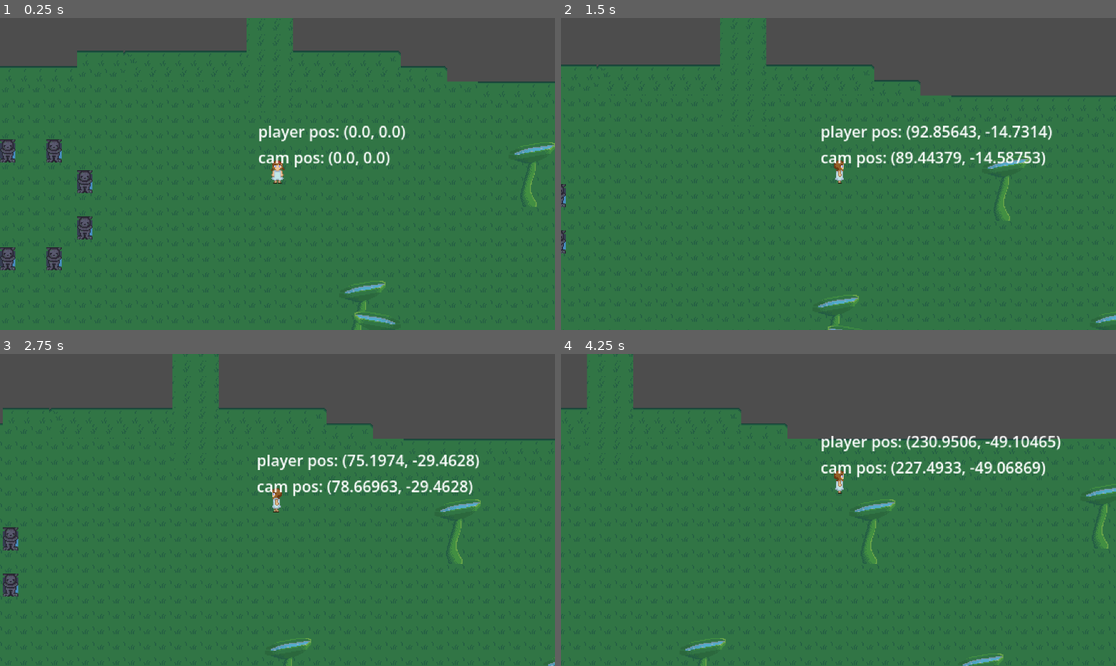
Above: before the commit, frames 1-4 (two rows, left to right).
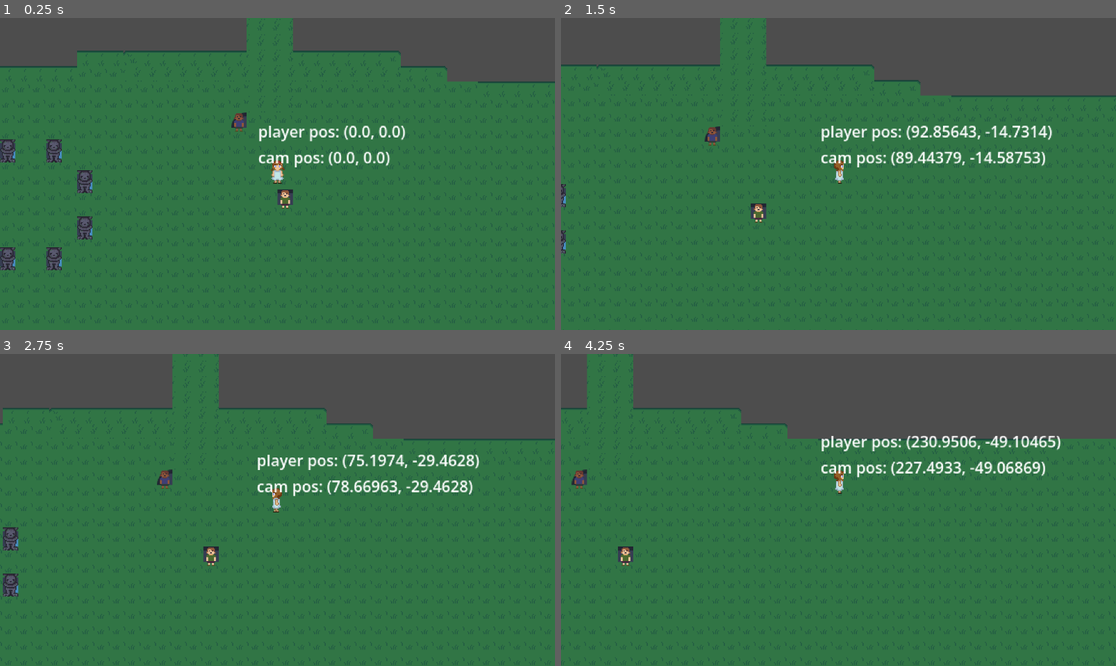
Above: after the commit, the same moments.

Repository: IcyCurrant/rain_stone
Game: Godot game, scene res://misc_/main_.tscn
Same seed, same stepped clock (60 frames per second), same inputs: the game is played once before the commit and once after it. The engine's default icon, where the game draws it, is replaced by a stand-in: a white triangle on a blue panel in a dark square.
Inputs:
- Up to frame 1 (0.25 s): no input
- Up to frame 2 (1.5 s): tap Enter at 0.5 s; hold E (interact) 0.53-1.28 s; hold D (right) from 0.53 s (still down); tap W (up) at 0.77, 0.8, 1.07, 1.35 s
- Up to frame 3 (2.75 s): tap W (up) at 1.52, 1.82, 2.3 s; tap E (interact) at 1.55 s; release D (right) at 2.03 s; hold A (left) from 2.03 s (still down); hold E (interact) from 2.03 s (still down)
- Up to frame 4 (4.25 s): release A (left) at 2.78 s; release E (interact) at 2.78 s; hold D (right) from 2.78 s (still down); tap Shift (run) at 2.85 s; tap W (up) at 3.02, 3.32, 3.77, 3.8, 4.07 s; tap E (interact) at 3.05 s; hold E (interact) from 3.53 s (still down)

The runs differ from the first frame. In frame 1, 0.9% of the frame differs, in the area x 41-100%, y 30-100%; in frame 2, 0.8%; in frame 3, 0.7%; in frame 4, 1.1%, in the area x 1-100%, y 36-100%.

Commit message:
v0.0.3 npc update

Diff:
--- a/NPC/npc.gd
+++ b/NPC/npc.gd
@@ -2,6 +2,8 @@
 
 @onready var npc_data : NPC
 var npc_name : String
+
+var dialogues : Array #stores dialogues from json file [String]
 
 @onready var sprite := $sprite
 @onready var hitbox := $InteractableHitboxComponent
@@ -9,9 +11,33 @@
 func _ready() -> void:
 	npc_name = npc_data.name
 	sprite.texture = npc_data.texture #preload("res://assets/world/rpg/foliage/rock_pilgrim16.png")
+
 	hitbox.key_pressed.connect(interact)
 
 func interact():
 	if !hitbox.is_overlapping:
 		return
-	print("talk!")
+	print(get_dialogues())
+
+func get_dialogues() -> Array:
+	var parsed_data := load_json("res://NPC/dialgoues.json")
+	if !parsed_data: return []
+
+	dialogues = parsed_data.get(npc_name, [])
+	return dialogues
+
+func load_json(path : String) -> Dictionary:
+	if !FileAccess.file_exists(path):
+		printerr("invalid path")
+		return {}
+
+	var file = FileAccess.open(path,FileAccess.READ)
+
+	if !file:
+		printerr("invalid file")
+		return {}
+
+	var dialogue_file = file.get_as_text()
+	file.close()
+	dialogue_file = JSON.parse_string(dialogue_file)
+	return dialogue_file
--- a/NPC/npc_world.tscn
+++ b/NPC/npc_world.tscn
@@ -2,23 +2,30 @@
 
 [ext_resource type="Script" uid="uid://c6yswupvlh8fe" path="res://NPC/npc.gd" id="1_h7b2e"]
 [ext_resource type="PackedScene" uid="uid://bnj1kysd2k52r" path="res://misc_/components/interactable_hitbox_component.tscn" id="2_1fa2n"]
+[ext_resource type="Texture2D" uid="uid://csnmrxxlm1idc" path="res://assets/world/rpg/foliage/rock_pilgrim16.png" id="2_ohwen"]
 
-[sub_resource type="CircleShape2D" id="CircleShape2D_uamu8"]
-radius = 16.0
+[sub_resource type="CircleShape2D" id="CircleShape2D_oeyiu"]
+radius = 5.968275
 
-[sub_resource type="CircleShape2D" id="CircleShape2D_3xd07"]
+[sub_resource type="CapsuleShape2D" id="CapsuleShape2D_oeyiu"]
+radius = 9.329426
+height = 25.415382
 
-[node name="NPC" type="StaticBody2D" unique_id=1519406148]
-modulate = Color(0, 0, 0, 1)
-self_modulate = Color(0, 0, 0, 1)
+[node name="NPC" type="StaticBody2D" unique_id=458866691]
+z_index = 1
+y_sort_enabled = true
 script = ExtResource("1_h7b2e")
 
-[node name="CollisionShape2D" type="CollisionShape2D" parent="." unique_id=1125639050]
-position = Vector2(0, 8)
-shape = SubResource("CircleShape2D_uamu8")
+[node name="sprite" type="Sprite2D" parent="." unique_id=266381055]
+texture = ExtResource("2_ohwen")
+
+[node name="CollisionShape2D" type="CollisionShape2D" parent="." unique_id=279008523]
+position = Vector2(0, 6.1081753)
+shape = SubResource("CircleShape2D_oeyiu")
 
 [node name="InteractableHitboxComponent" parent="." unique_id=639523770 instance=ExtResource("2_1fa2n")]
 
-[node name="CollisionShape2D" type="CollisionShape2D" parent="InteractableHitboxComponent" unique_id=1946394195]
-position = Vector2(0, 8)
-shape = SubResource("CircleShape2D_3xd07")
+[node name="CollisionShape2D" type="CollisionShape2D" parent="InteractableHitboxComponent" unique_id=1206430926]
+position = Vector2(0, 6.1081753)
+rotation = 1.5707964
+shape = SubResource("CapsuleShape2D_oeyiu")
--- a/NPC/npcs/NPC.gd
+++ b/NPC/npcs/NPC.gd
@@ -3,27 +3,3 @@
 
 @export var name : String
 @export var texture : Texture2D
-var dialogues : Array[String]
-
-func get_dialogues() -> Array[String]:
-	var parsed_data := load_json("res://NPC/dialgoues.json")
-	if !parsed_data: return []
-
-	dialogues = parsed_data.get("NPC1", [])
-	return dialogues
-
-func load_json(path : String) -> Dictionary:
-	if !FileAccess.file_exists(path):
-		printerr("invalid path")
-		return {}
-
-	var file = FileAccess.open(path,FileAccess.READ)
-
-	if !file:
-		printerr("invalid file")
-		return {}
-
-	var dialogue_file = file.get_as_text()
-	file.close()
-	dialogue_file = JSON.parse_string(dialogue_file)
-	return dialogue_file
--- a/NPC/npcs/NPC1.tres
+++ b/NPC/npcs/NPC1.tres
@@ -1,7 +1,7 @@
 [gd_resource type="Resource" script_class="NPC" format=3 uid="uid://p36mcrmm4qka"]
 
 [ext_resource type="Script" uid="uid://cnbo5arfhr4nx" path="res://NPC/npcs/NPC.gd" id="1_3ekca"]
-[ext_resource type="Texture2D" uid="uid://dlhe0nhekvquc" path="res://assets/world/rpg/foliage/stalk.png" id="2_ym1pu"]
+[ext_resource type="Texture2D" uid="uid://vy0rvfnn6g4w" path="res://assets/world/rpg/NPCs/NPC1.png" id="2_ym1pu"]
 
 [resource]
 script = ExtResource("1_3ekca")
--- a/NPC/npcs/NPC2.tres
+++ b/NPC/npcs/NPC2.tres
@@ -1,7 +1,7 @@
 [gd_resource type="Resource" script_class="NPC" format=3 uid="uid://cn6blrt44ssk7"]
 
 [ext_resource type="Script" uid="uid://cnbo5arfhr4nx" path="res://NPC/npcs/NPC.gd" id="1_ph1my"]
-[ext_resource type="Texture2D" uid="uid://cpxwx3kqaot1t" path="res://assets/world/rpg/foliage/leaf.png" id="2_rw7vd"]
+[ext_resource type="Texture2D" uid="uid://ddnyjqualfdtp" path="res://assets/world/rpg/NPCs/NPC2.png" id="2_rw7vd"]
 
 [resource]
 script = ExtResource("1_ph1my")
--- /dev/null
+++ b/globals/shaders/8bit.gdshader
@@ -0,0 +1,14 @@
+shader_type canvas_item;
+
+uniform float line_wid = 30.0;
+uniform float speed = 10.0;
+
+void fragment() {
+	float wid = 10.0/512.0;
+	float height = 10.0/512.0;
+
+	vec2 coords = vec2(wid * floor(UV.x/height), height * floor(UV.y/wid));
+	COLOR = texture(TEXTURE, UV);
+	//COLOR *= vec4(vec2(UV.x * line_wid,UV.y), sin(10.0 * TIME), 1.0);
+	COLOR *= texture(TEXTURE, coords);
+}
--- a/misc_/components/interactable_hitbox_component.gd
+++ b/misc_/components/interactable_hitbox_component.gd
@@ -6,16 +6,16 @@
 func _unhandled_key_input(event: InputEvent) -> void:
 	if event.is_action_pressed("interact"):
 		key_pressed.emit()
-		print("true")
+		#print("true")
 
 # body entered/exited
 func _on_body_entered(body: Node2D) -> bool:
 	if body.is_in_group("player"):
 		is_overlapping = true
-		print(is_overlapping)
+		#print(is_overlapping)
 	return is_overlapping
 func _on_body_exited(body: Node2D) -> bool:
 	if body.is_in_group("player"):
 		is_overlapping = false
-		print(is_overlapping)
+		#print(is_overlapping)
 	return is_overlapping
--- a/misc_/components/puzzle_statues.gd
+++ b/misc_/components/puzzle_statues.gd
@@ -14,7 +14,6 @@
 
 		picked_up = false
 		PlayerDat.carrying = false
-
 	if !hitbox.is_overlapping:
 		return
 	if PlayerDat.carrying:
--- a/misc_/components/puzzle_statues.tscn
+++ b/misc_/components/puzzle_statues.tscn
@@ -12,6 +12,8 @@
 height = 25.415382
 
 [node name="rock_pilgrim" type="StaticBody2D" unique_id=458866691]
+z_index = 1
+y_sort_enabled = true
 script = ExtResource("1_a3pvg")
 
 [node name="sprite" type="Sprite2D" parent="." unique_id=266381055]
--- a/misc_/main_.tscn
+++ b/misc_/main_.tscn
@@ -1,10 +1,16 @@
 [gd_scene format=3 uid="uid://bkfqgbht7gomi"]
 
+[ext_resource type="Shader" uid="uid://knhqli1jh68d" path="res://globals/shaders/8bit.gdshader" id="1_e7p1e"]
 [ext_resource type="PackedScene" uid="uid://c8tnchp8coy7f" path="res://player/player_rpg_/player_rpg.tscn" id="1_m1tw0"]
 [ext_resource type="Script" uid="uid://uabds7twhcgh" path="res://misc_/world.gd" id="1_qdy53"]
 [ext_resource type="Texture2D" uid="uid://t5k8pcqoju7a" path="res://icon.svg" id="2_l2fnl"]
 [ext_resource type="Script" uid="uid://dgco8r2x1qrip" path="res://misc_/debug_.gd" id="5_l2fnl"]
 [ext_resource type="Script" uid="uid://bewdaadcfadcs" path="res://misc_/player_cam.gd" id="6_e7p1e"]
+
+[sub_resource type="ShaderMaterial" id="ShaderMaterial_0b7d3"]
+shader = ExtResource("1_e7p1e")
+shader_parameter/line_wid = 30.0
+shader_parameter/speed = 10.0
 
 [sub_resource type="RectangleShape2D" id="RectangleShape2D_37ptp"]
 size = Vector2(80, 16)
@@ -12,6 +18,8 @@
 [node name="main_game" type="Node" unique_id=1396126024]
 
 [node name="World" type="Node2D" parent="." unique_id=1641432864]
+y_sort_enabled = true
+material = SubResource("ShaderMaterial_0b7d3")
 script = ExtResource("1_qdy53")
 
 [node name="Player" type="Node2D" parent="." unique_id=405706353]
--- a/misc_/world.gd
+++ b/misc_/world.gd
@@ -5,7 +5,13 @@
 	preload("res://worlds/elevation_1.tscn"),
 	preload("res://worlds/elevation_2.tscn")
 ]
-
+# all npc (there aren't that many so its fine
+@onready var npc_types : Array[NPC] = [
+	preload("res://NPC/npcs/NPC1.tres"),
+	preload("res://NPC/npcs/NPC2.tres")
+]
+@onready var npc_world = preload("res://NPC/npc_world.tscn")
+#for puzzle statues
 @onready var puzzle_statue = preload("res://misc_/components/puzzle_statues.tscn")
 
 #stores current elevation scene
@@ -17,6 +23,9 @@
 var cam_bounds
 
 func _ready() -> void:
+	print(
+		(str_to_var("Vector2" + "1(10,5)".substr(1)) as Vector2) * 0.5
+		)
 	# load the first elevation when the game is loaded
 	call_deferred("change_elevation_to", elevation_num)
 
@@ -59,6 +68,26 @@
 		self.add_child.call_deferred(statue)
 	print(positions)
 
+
+	# place npcs <!>
+	var _npc
+	for i in range(len(npc_types)):
+		if len(base_elevation.get_used_cells_by_id(0, Vector2i(i,0))) == 0: continue
+
+		_npc = npc_world.instantiate()
+
+		_npc.position = base_elevation.map_to_local(
+			base_elevation.get_used_cells_by_id(0, Vector2i(i,0))[0]
+		)
+		_npc.npc_data = npc_types[i]
+
+		self.add_child.call_deferred(_npc)
+		#====================================#
+		# tilemap consists of a row of tiles which are meant to indicate positons of npcs
+		# all of them are to be made in a single row
+		# this iterates over the row and checks if the tile is present or not
+		#====================================#
+
 	SignalBus.set_camera_bounds.emit(cam_bounds)
 
 func _on_scene_change_body_entered(body: Node2D) -> void:
--- a/player/player_rpg_/player_rpg.tscn
+++ b/player/player_rpg_/player_rpg.tscn
@@ -55,7 +55,7 @@
 "duration": 1.0,
 "texture": SubResource("AtlasTexture_livvw")
 }],
-"loop": true,
+"loop": 1,
 "name": &"idle",
 "speed": 2.0
 }, {
@@ -66,7 +66,7 @@
 "duration": 1.0,
 "texture": SubResource("AtlasTexture_7jkgm")
 }],
-"loop": true,
+"loop": 1,
 "name": &"walk_down",
 "speed": 5.0
 }, {
@@ -83,7 +83,7 @@
 "duration": 1.0,
 "texture": SubResource("AtlasTexture_hmgv1")
 }],
-"loop": true,
+"loop": 1,
 "name": &"walk_sideway",
 "speed": 8.0
 }, {
@@ -94,7 +94,7 @@
 "duration": 1.0,
 "texture": SubResource("AtlasTexture_c6upn")
 }],
-"loop": true,
+"loop": 1,
 "name": &"walk_up",
 "speed": 5.0
 }]
--- a/worlds/elevation_1.tscn
+++ b/worlds/elevation_1.tscn
@@ -32,6 +32,7 @@
 separation = Vector2i(0, 1)
 0:0/size_in_atlas = Vector2i(3, 5)
 0:0/0 = 0
+0:0/0/y_sort_origin = 40
 0:0/0/physics_layer_0/polygon_0/points = PackedVector2Array(-12, 28, 5, 28, 5, 42, -12, 42)
 
 [sub_resource type="TileSet" id="TileSet_b655y"]
@@ -109,17 +110,22 @@
 sources/0 = SubResource("TileSetAtlasSource_b655y")
 
 [node name="elevation_1" type="Node2D" unique_id=801123469]
-z_index = -1
+y_sort_enabled = true
 
 [node name="gnd" type="TileMapLayer" parent="." unique_id=1230884269]
+z_index = -1
+y_sort_enabled = true
 tile_map_data = PackedByteArray("AAD3//j/AAACAAAAAAD4//j/AAACAAAAAAD5//j/AAACAAAAAAD6//j/AAACAAAAAAD7//j/AAACAAAAAAD8// …(47472 unchanged characters)…
 tile_set = SubResource("TileSet_bnxxk")
 
 [node name="foliage" type="TileMapLayer" parent="." unique_id=1315042503]
+visible = false
+z_index = 1
 y_sort_enabled = true
 tile_map_data = PackedByteArray("AADh/wcAAAAAAAAAAAAFAAgAAAAAAAAAAAAXAAkAAAAAAAAAAAAMABIAAAAAAAAAABAGAAoAAAAAAAAAABDr/wcAAAAAAAAAABD4/w0AAAAAAAAAABDl//v/AAAAAAAAABDn/xAAAAAAAAAAABDc//7/AAAAAAAAABAQAP//AAAAAAAAAAAfAP7/AAAAAAAAAAA=")
 tile_set = SubResource("TileSet_b655y")
 
-[node name="puzzles" type="TileMapLayer" parent="." unique_id=898757790]
-tile_map_data = PackedByteArray("AADu//7/AAABAAEAAADx//7/AAABAAEAAADz/wAAAAABAAEAAADz/wMAAAABAAEAAADx/wUAAAABAAEAAADu/wUAAAABAAEAAADs/wMAAAABAAEAAADs/wAAAAABAAEAAAA=")
+[node name="interactables" type="TileMapLayer" parent="." unique_id=898757790]
+y_sort_enabled = true
+tile_map_data = PackedByteArray("AADu//7/AAABAAEAAADx//7/AAABAAEAAADz/wAAAAABAAEAAADz/wMAAAABAAEAAADx/wUAAAABAAEAAADu/wUAAAABAAEAAADs/wMAAAABAAEAAADs/wAAAAABAAEAAAD9//z/AAAAAAAAAAAAAAEAAAABAAAAAAA=")
 tile_set = SubResource("TileSet_vskhw")
Binary file added: assets/world/rpg/NPCs/NPC1.png
Not shown, added: assets/world/rpg/NPCs/NPC1.png.import
Binary file added: assets/world/rpg/NPCs/NPC2.png
Not shown, added: assets/world/rpg/NPCs/NPC2.png.import
Not shown, added: globals/shaders/8bit.gdshader.uid
